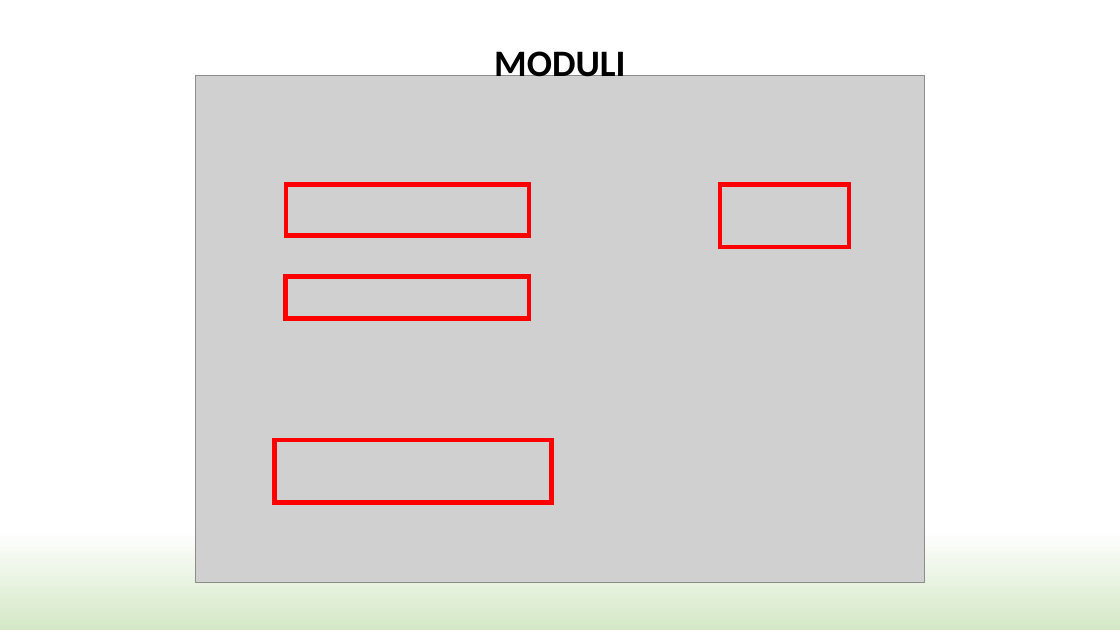
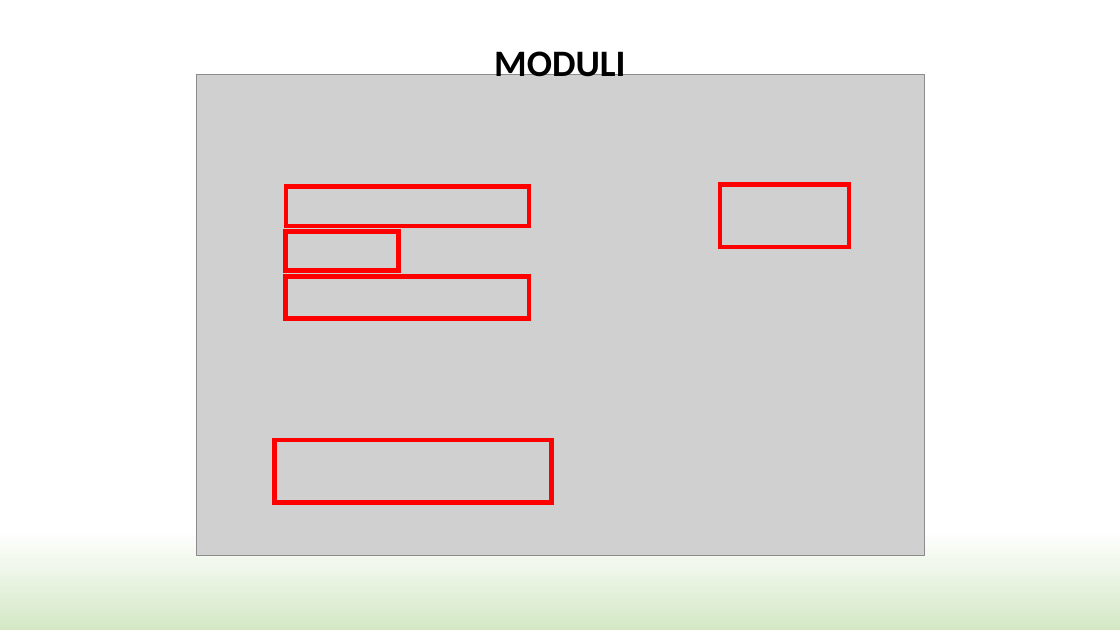
Before and after one commit to SimoneCas/java, a slide deck: slide 5 of SpringSample/Spring.pptx (slide 12 before the commit). Drawn at 1120x630 pixels with LibreOffice and Linux fonts; fonts in the diff are those of the drawing; grey boxes stand for pictures; background and template pictures are left out. Boxes give left, top, right and bottom in pixels: in the first picture for what was removed or moved away, otherwise in the second. Text is boxed around its words. In the diff, an @@ line names an element or a change of style, - is before the commit and + after.

```diff
--- a/SpringSample/Spring.pptx
+++ b/SpringSample/Spring.pptx
@@ picture: place and size @@
-picture at bbox=[196, 76, 925, 582]
+picture at bbox=[196, 75, 924, 556]
@@ rectangle: place and size @@
-rectangle at bbox=[286, 185, 529, 236]
+rectangle at bbox=[286, 187, 529, 226]
@@ rectangle added at bbox=[286, 231, 399, 271], outline #FF0000 4 pt @@
```
Also in this commit, not shown: 24 other slides changed, 33 slides added, 11 slides removed.
